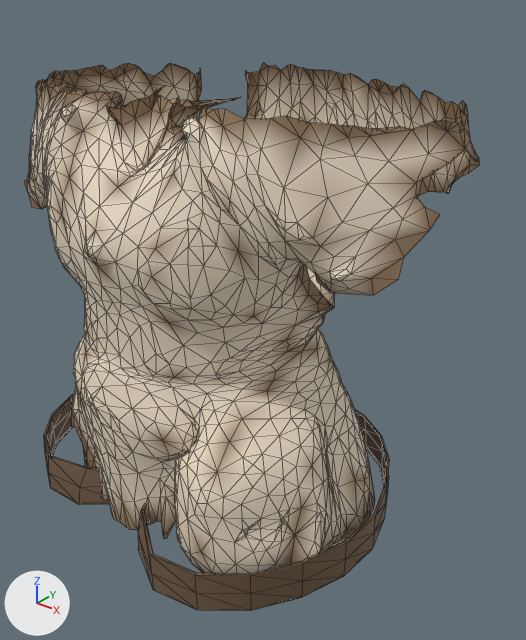
Before and after pictures for a commit that changed the glTF model assets_src/armor/kargan_1/leather_a_chest.glb.
One viewpoint serves both versions: a camera (50 mm lens) standing at (0.713, -0.781, 1.741) and looking at (0.079, 0.012, 1.25). Every picture has the same lights, and +X, +Y and +Z are marked at lower left. The picture after the commit comes second. Mesh edges are drawn as thin lines. Vertices at exactly the same position are counted once.

The first picture shows 'leather_a_chest'.
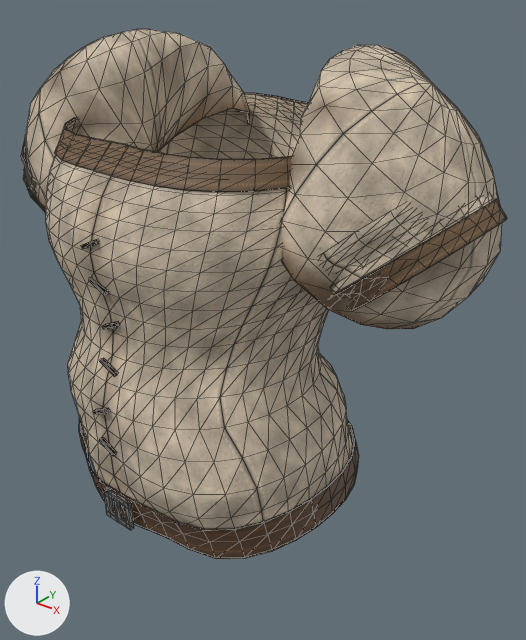
The change, as a list of edits to the scene's bpy script:
```text
Add img_strap_n_png:
    img_strap_n_png = load_image('strap_n.png', '../textures/strap_n.png', 128, 64, 'Non-Color')
Add img_strap_c_png:
    img_strap_c_png = load_image('strap_c.png', '../textures/strap_c.png', 128, 64, 'sRGB')
Add img_strap_orm_png:
    img_strap_orm_png = load_image('strap_orm.png', '../textures/strap_orm.png', 128, 64, 'Non-Color')
Add img_leather_c_png:
    img_leather_c_png = load_image('leather_c.png', '../textures/leather_c.png', 256, 256, 'sRGB')
Add img_leather_n_png:
    img_leather_n_png = load_image('leather_n.png', '../textures/leather_n.png', 256, 256, 'Non-Color')
Add img_leather_orm_png:
    img_leather_orm_png = load_image('leather_orm.png', '../textures/leather_orm.png', 256, 256, 'Non-Color')
Change mat_leather:
    remove # nodes: BsdfPrincipled, OutputMaterial, VertexColor
    nodes: BsdfPrincipled, Mix, NormalMap, OutputMaterial, SeparateColor, TexImage x3, VertexColor
    uses the picture img_leather_c_png
    uses the picture img_leather_n_png
    uses the picture img_leather_orm_png
Add mat_iron:
    mat_iron = bpy.data.materials.new('iron')
    mat_iron.use_nodes = True; mat_iron.node_tree.nodes.clear()
    _N = mat_iron.node_tree.nodes; _L = mat_iron.node_tree.links
    n0 = _N.new('ShaderNodeBsdfPrincipled'); n0.name = 'Principled BSDF'
    n0.inputs[1].default_value = 1.0  # 'Metallic'
    n0.inputs[2].default_value = 0.48  # 'Roughness'
    n1 = _N.new('ShaderNodeOutputMaterial'); n1.name = 'Material Output'
    n2 = _N.new('ShaderNodeVertexColor'); n2.name = 'Color Attribute'
    _L.new(n0.outputs[0], n1.inputs[0])  # 'BSDF' to 'Surface'
    _L.new(n2.outputs[0], n0.inputs[0])  # 'Color' to 'Base Color'
Add mat_strap:
    mat_strap = bpy.data.materials.new('strap')
    # uses the picture img_strap_c_png
    # uses the picture img_strap_n_png
    # uses the picture img_strap_orm_png
Change me_leather_a_chest:
    used by ob_leather_a_chest; location = (0.0, 0.0, 0.0)
    remove me_leather_a_chest.from_pydata(...)  # 1979 vertices, 3423 faces; spans x -0.376..0.376, y -0.291..0.229, z 0.954..1.601
    add me_leather_a_chest.from_pydata(...)  # 2078 vertices, 3704 faces; spans x -0.408..0.419, y -0.256..0.263, z 0.986..1.652
    me_leather_a_chest part 1: a new loose piece, a box spanning x 0.0124..0.0184, y -0.2552..-0.2492, z 0.9975..1.041, in mat_iron
    me_leather_a_chest part 2: the loose piece of 1839 vertices spanning x -0.376..0.376, y -0.25..0.229, z 0.954..1.601 is rebuilt with 720 vertices and now spans x -0.236..0.247, y -0.256..0.26, z 0.986..1.535
    me_leather_a_chest part 3: the loose piece of 140 vertices spanning x -0.302..0.322, y -0.291..0.205, z 0.958..1.024 is rebuilt with 180 vertices and now spans x -0.232..0.252, y -0.247..0.166, z 0.992..1.047, in mat_strap
    me_leather_a_chest part 4: 1170 vertices added at x -0.408..0.419, y -0.253..0.263, z 0.995..1.652
    add me_leather_a_chest.materials.append(mat_iron)
    add me_leather_a_chest.materials.append(mat_strap)
```

Where the change shows, as pixel boxes (x1, y1, x2, y2) in the pictures (526 x 640 px):
'leather_a_chest', surface changed, reshaped (7% wider)
    before: (24, 63, 480, 611)
    after: (21, 29, 507, 559)
part 1 of me_leather_a_chest, added
    after: (114, 497, 122, 523)
part 2 of me_leather_a_chest, rebuilt
    before: (24, 63, 480, 574)
    after: (46, 94, 353, 559)
part 3 of me_leather_a_chest, rebuilt
    before: (44, 394, 389, 611)
    after: (79, 417, 359, 559)
part 4 of me_leather_a_chest, added (beige)
    after: (21, 29, 507, 530)
